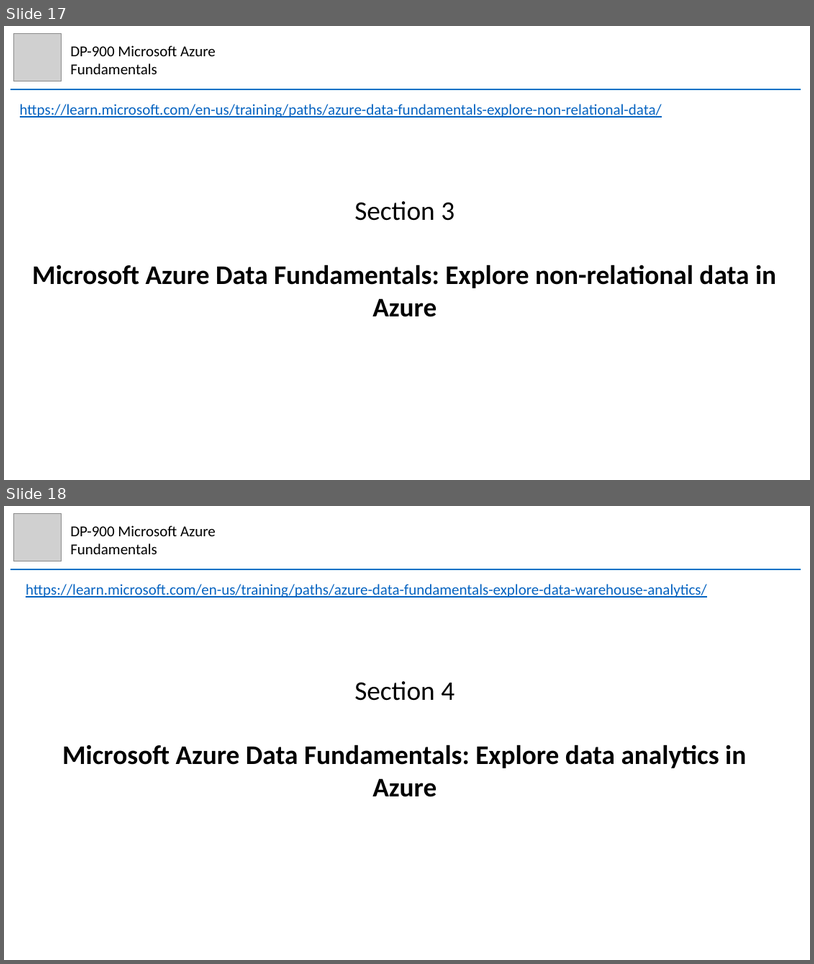
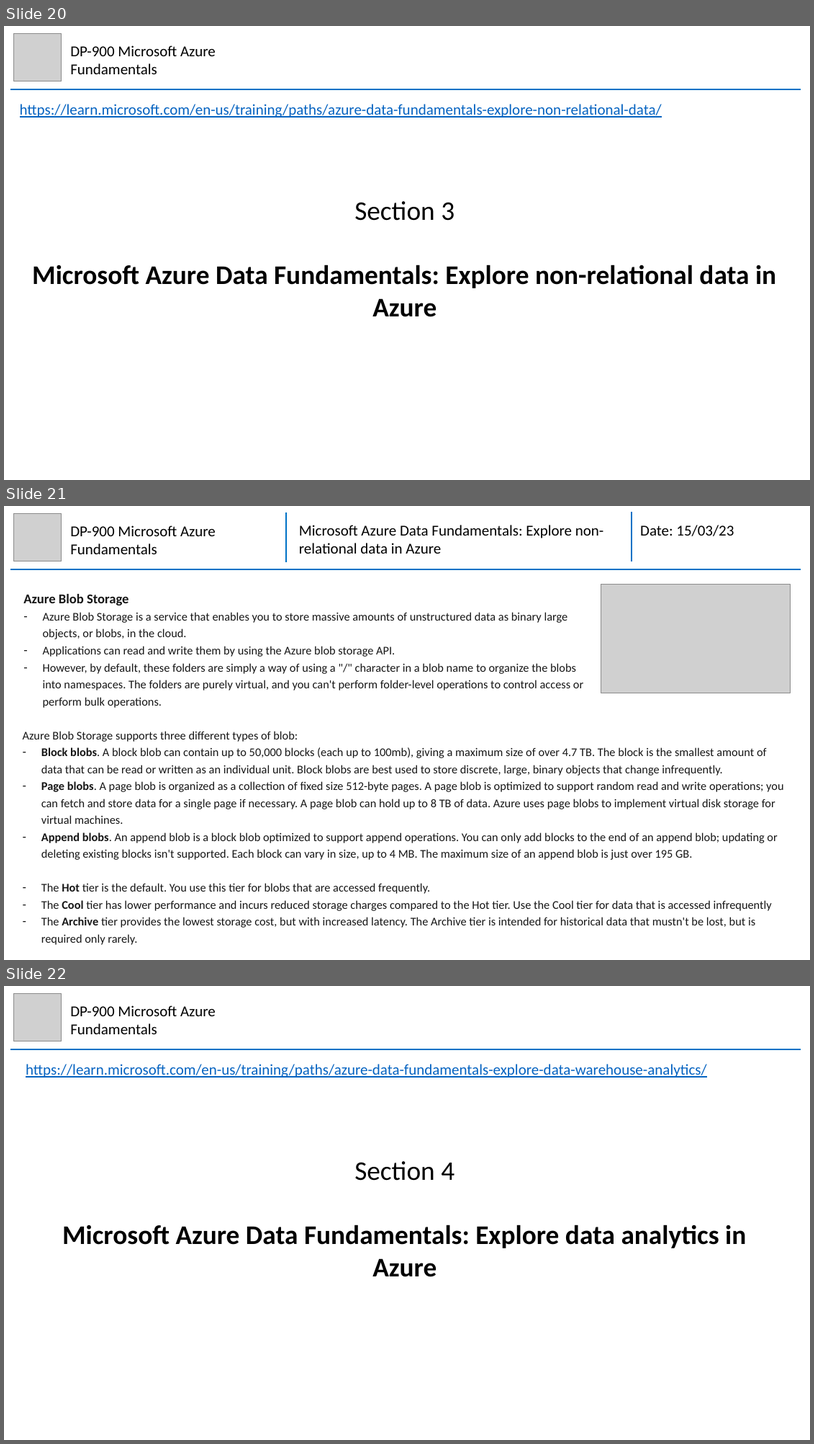
Before and after one commit to mhaythornthwaite/Testing_ML_Algorithms, a slide deck: Azure_DP-900_Fundamentals/MJH_DP-900_Azure_Fundamentals_Notes.pptx. Shown one above the other, each under a label of ours: slides 17 and 18 before the commit, slides 20, 21 and 22 after it. The pictures are 814x964 and 814x1444 pixels, drawn with LibreOffice and Linux fonts; fonts in the diff are those of the drawing; grey boxes stand for pictures. Boxes give left, top, right and bottom in pixels: in the first picture for what was removed or moved away, otherwise in the second. Text is boxed around its words. In the diff, an @@ line names an element or a change of style, - is before the commit and + after.

Commit message:
Azure DP900 Section 2 Module 2

```diff
--- a/Azure_DP-900_Fundamentals/MJH_DP-900_Azure_Fundamentals_Notes.pptx
+++ b/Azure_DP-900_Fundamentals/MJH_DP-900_Azure_Fundamentals_Notes.pptx
@@ slide 21 added at (4, 506, 810, 960), background #FFFFFF @@
@@ picture added at (13, 513, 62, 561) @@
@@ text added at (70, 525, 216, 554), 18 pt, text #000000 @@
+DP-900 Microsoft Azure Fundamentals
@@ group added at (10, 512, 801, 569): 3 lines, 2 texts @@
+Microsoft Azure Data Fundamentals: Explore non-relational data in Azure
+Date: 15/03/23
@@ picture added at (602, 584, 790, 693) @@
@@ text added at (23, 594, 584, 708), 14 pt, text #161616 @@
+Azure Blob Storage
+– Azure Blob Storage is a service that enables you to store massive amounts of unstructured data as binary large objects, or blobs, in the cloud.
+– Applications can read and write them by using the Azure blob storage API.
+– However, by default, these folders are simply a way of using a "/" character in a blob name to organize the blobs into namespaces. The folders are purely virtual, and you can't perform folder-level operations to control access or perform bulk operations.
@@ text added at (23, 731, 784, 944), 14 pt, text #161616 @@
+Azure Blob Storage supports three different types of blob:
+– Block blobs. A block blob can contain up to 50,000 blocks (each up to 100mb), giving a maximum size of over 4.7 TB. The block is the smallest amount of data that can be read or written as an individual unit. Block blobs are best used to store discrete, large, binary objects that change infrequently.
+– Page blobs. A page blob is organized as a collection of fixed size 512-byte pages. A page blob is optimized to support random read and write operations; you can fetch and store data for a single page if necessary. A page blob can hold up to 8 TB of data. Azure uses page blobs to implement virtual disk storage for virtual machines.
+– Append blobs. An append blob is a block blob optimized to support append operations. You can only add blocks to the end of an append blob; updating or deleting existing blocks isn't supported. Each block can vary in size, up to 4 MB. The maximum size of an append blob is just over 195 GB.
+– The Hot tier is the default. You use this tier for blobs that are accessed frequently.
+– The Cool tier has lower performance and incurs reduced storage charges compared to the Hot tier. Use the Cool tier for data that is accessed infrequently
+– The Archive tier provides the lowest storage cost, but with increased latency. The Archive tier is intended for historical data that mustn't be lost, but is required only rarely.
@@ what was slide 17 is now slide 20 @@
@@ what was slide 18 is now slide 22 @@
```
Also in this commit, not shown: 3 other slides added.
